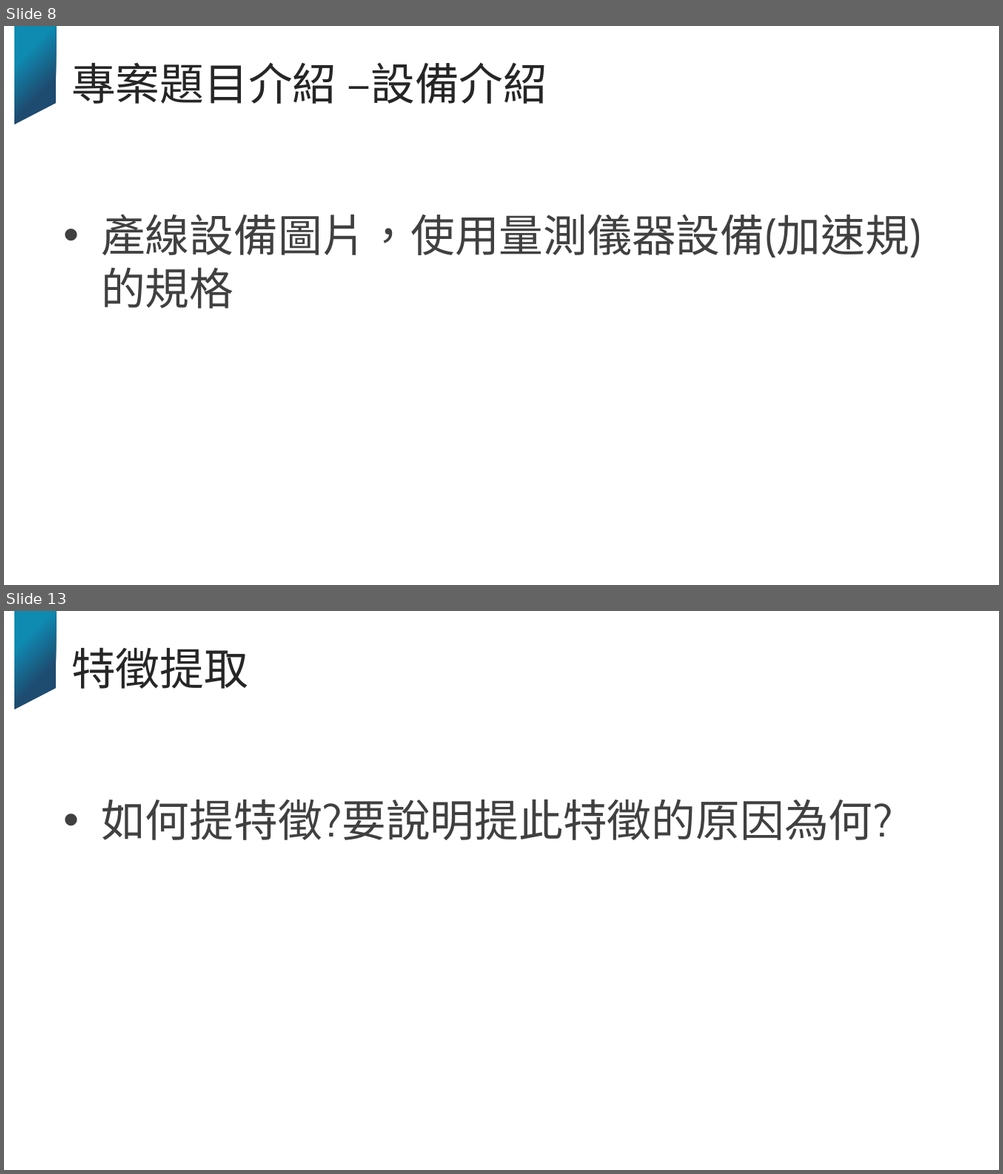
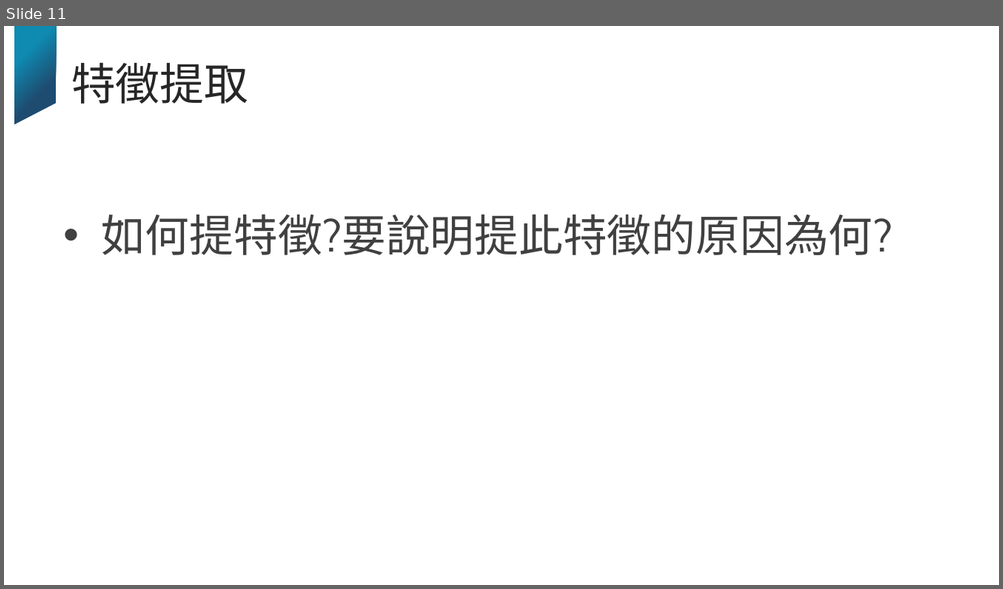
Before and after one commit to JoyLiii/temp, a slide deck: 學以致用_tarmap判讀與預警.pptx. Shown one above the other, each under a label of ours: slides 8 and 13 before the commit, slide 11 after it; the slides between them are not shown. The pictures are 1003x1174 and 1003x589 pixels, drawn with LibreOffice and Linux fonts; fonts in the diff are those of the drawing; background and template pictures are left out. Boxes give left, top, right and bottom in pixels: in the first picture for what was removed or moved away, otherwise in the second. Text is boxed around its words. In the diff, an @@ line names an element or a change of style, - is before the commit and + after.

```diff
--- a/學以致用_tarmap判讀與預警.pptx
+++ b/學以致用_tarmap判讀與預警.pptx
@@ slide 8 removed at (4,26,999,585), background #FFFFFF; not listed: 1 template element that a slide beside it also shows @@
@@ title removed at (71,62,547,104) @@
-專案題目介紹 –設備介紹
@@ text removed at (101,214,921,309) @@
-• 產線設備圖片，使用量測儀器設備(加速規)的規格
@@ what was slide 13 is now slide 11 @@
```
Also in this commit, not shown: 4 slides changed, 4 slides added, 5 other slides removed, 1 other file.
